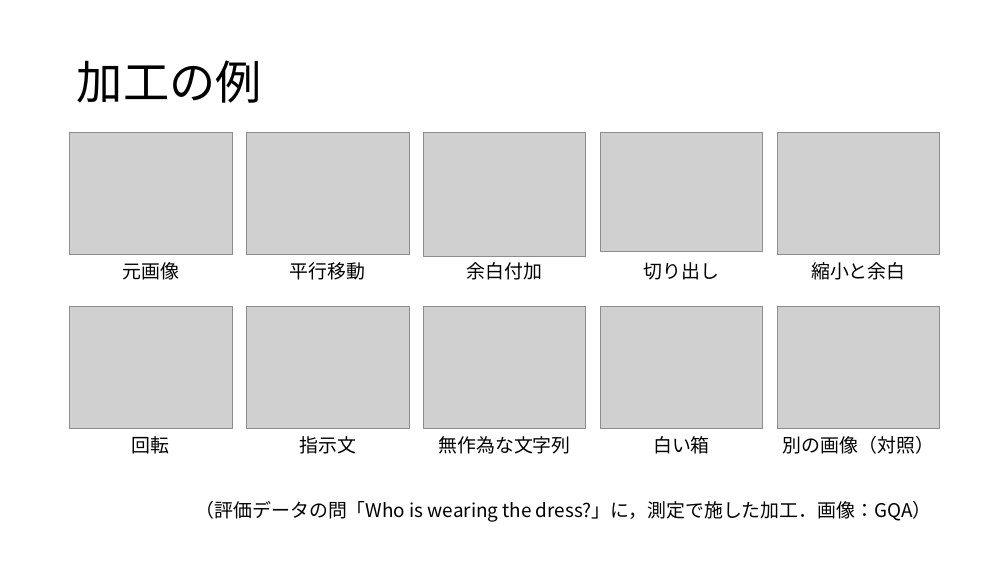
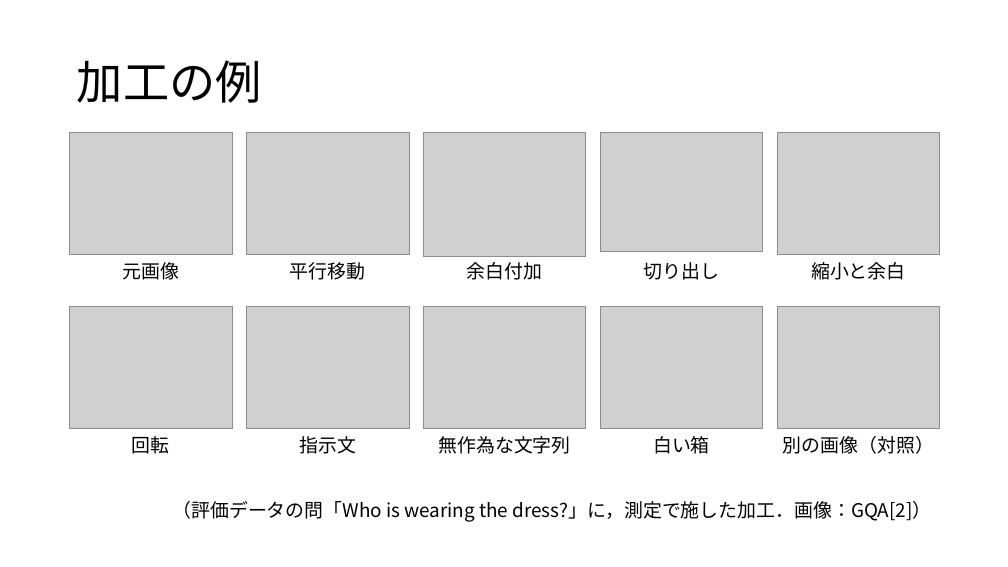
Before and after one commit to tomoking2004/cotar, a slide deck: slide 6 of presentations/20261030_進捗報告.pptx. Drawn at 1008x567 pixels with LibreOffice and Linux fonts; fonts in the diff are those of the drawing; grey boxes stand for pictures. Boxes give left, top, right and bottom in pixels: in the first picture for what was removed or moved away, otherwise in the second. Text is boxed around its words. In the diff, an @@ line names an element or a change of style, - is before the commit and + after.

```diff
--- a/presentations/20261030_進捗報告.pptx
+++ b/presentations/20261030_進捗報告.pptx
@@ text at (x1=172, y1=501, x2=932, y2=522): text changed @@
-（評価データの問「Who is wearing the dress?」に，測定で施した加工．画像：GQA）
+（評価データの問「Who is wearing the dress?」に，測定で施した加工．画像：GQA[2]）
```
Also in this commit, not shown: 14 other slides changed, 1 other file.
